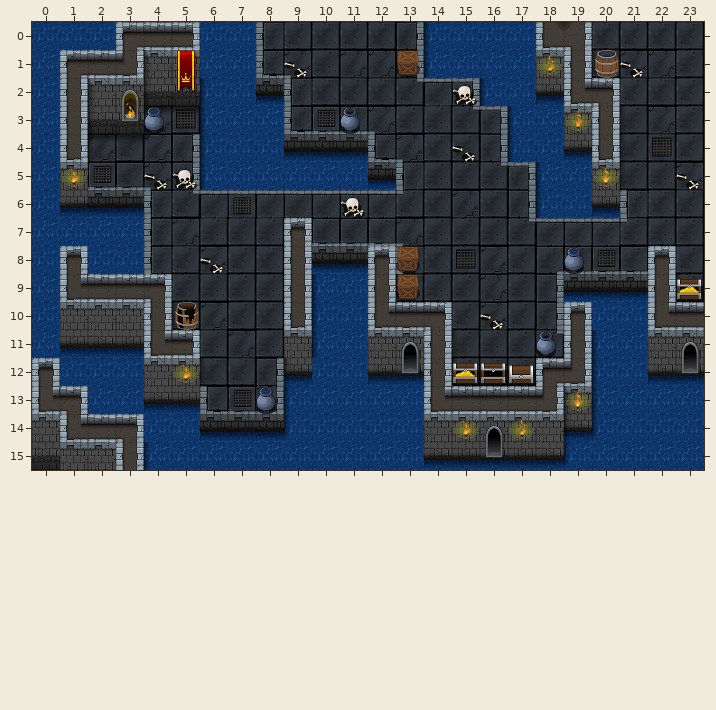
Two states of a Tiled map, assets/maps/game3/карта 3-4.tmx. Above, as it was before the edit.
Cells are 64x64 px. Shown: x 0..23, y 0..15. The commit also replaced the tileset; all pictures use the new one.
The same view after the edit:
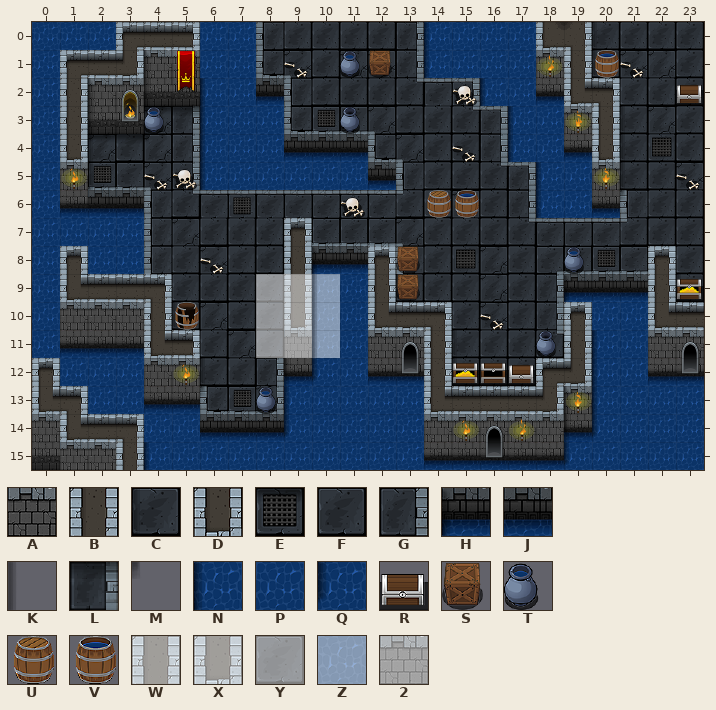
Key: from "tileSheets01-10": A 18, B 26, C 32, D 39, E 41, F 55, G 80, H 81, J 82, K 108, L 120, M 121, N 132, P 133, Q 145, R 165, S 168, T 176, U 234, V 235, W 261, X 262, Y 266, Z 267, 2 269.
_ is an empty cell, . an unchanged one.
See-through tiles are keyed as they look on the map.
Difference:
--- layer "flour"
@@ x 20..20 @@
- 0 F
+ 0 C
@@ x 5..5 @@
- 3 E
+ 3 G
@@ x 10..19 @@
- 8 J.........
- 9 .........J
+ 8 H.........
+ 9 .........H
@@ x 10..10 @@
-12 P
+12 Q
--- layer "drawLayer"
@@ x 8..10 @@
- 9 FBN
-10 FDN
-11 FAN
+ 9 YWZ
+10 YXZ
+11 Y2Z
--- layer "onBlockLayer"
@@ x 5..23 @@
- 1 ......__S..........
- 2 .................._
- 3 _..................
+ 1 ......TS_..........
+ 2 ..................R
+ 3 L..................
@@ x 2..21 @@
- 5 _...................
- 6 ............__....._
+ 5 K...................
+ 6 ............UV.....M
@@ x 10..10 @@
- 9 _
-10 _
-11 _
+ 9 K
+10 K
+11 K
@@ x 6..6 @@
-13 _
+13 M
